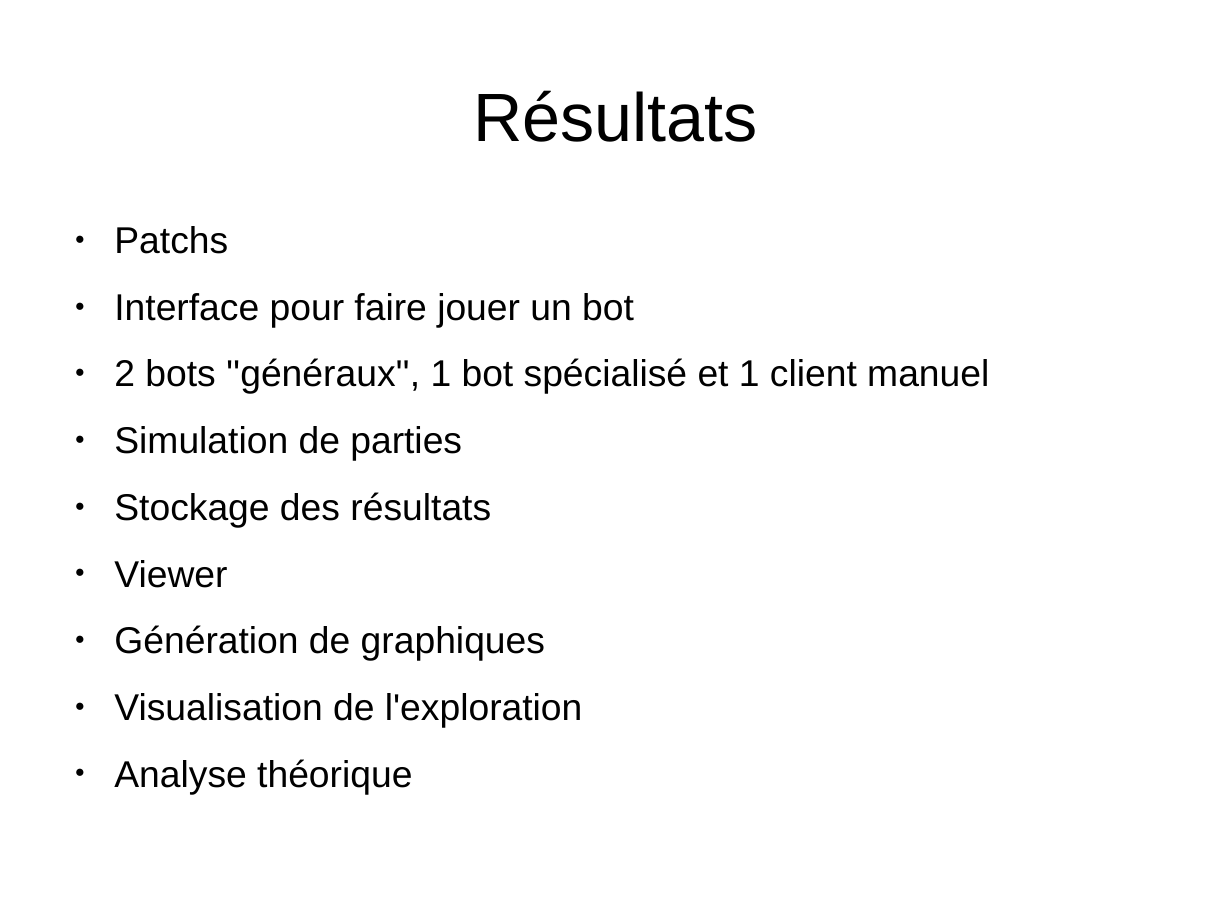
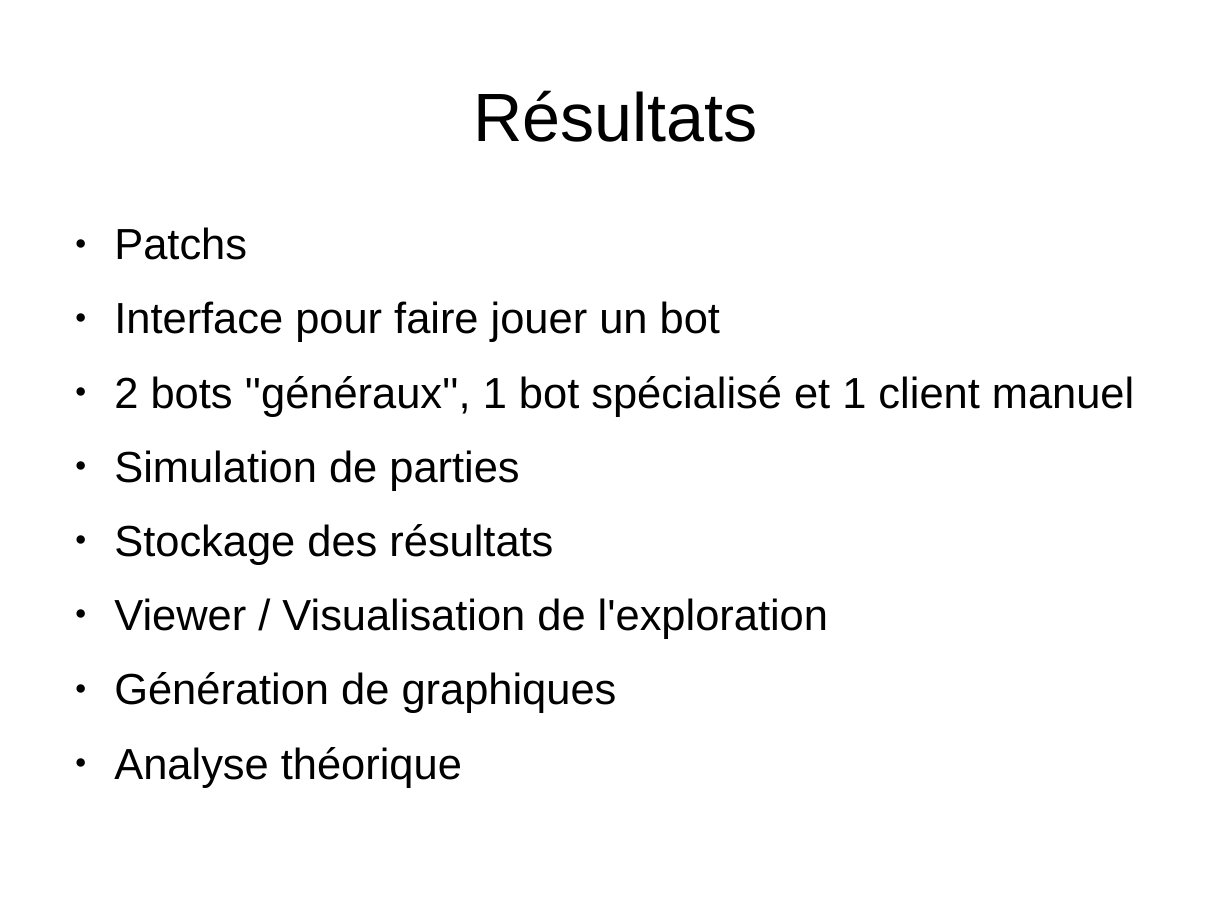
Before and after one commit to medrimonia/PFA-Nethack, a slide deck: slide 6 of papers/soutenance/soutenance.odp. Drawn at 1232x924 pixels with LibreOffice and Linux fonts; fonts in the diff are those of the drawing. Boxes give left, top, right and bottom in pixels: in the first picture for what was removed or moved away, otherwise in the second. Text is boxed around its words. In the diff, an @@ line names an element or a change of style, - is before the commit and + after.

```diff
--- a/papers/soutenance/soutenance.odp
+++ b/papers/soutenance/soutenance.odp
@@ text at bbox=[114, 227, 1134, 788]: size 24 to 28 pt in "Patchs", "Interface pour faire jouer un bot", "2 bots ''généraux'', 1 bot spécialisé et ...", "Simulation de parties" and 3 more places @@
@@ text at bbox=[114, 598, 828, 639]: text changed; size 24 to 28 pt @@
-● Viewer
+● Viewer / Visualisation de l'exploration
@@ text at bbox=[114, 693, 583, 728]: paragraph removed @@
-● Visualisation de l'exploration
```
Also in this commit, not shown: 2 other slides changed, 1 slide removed.
